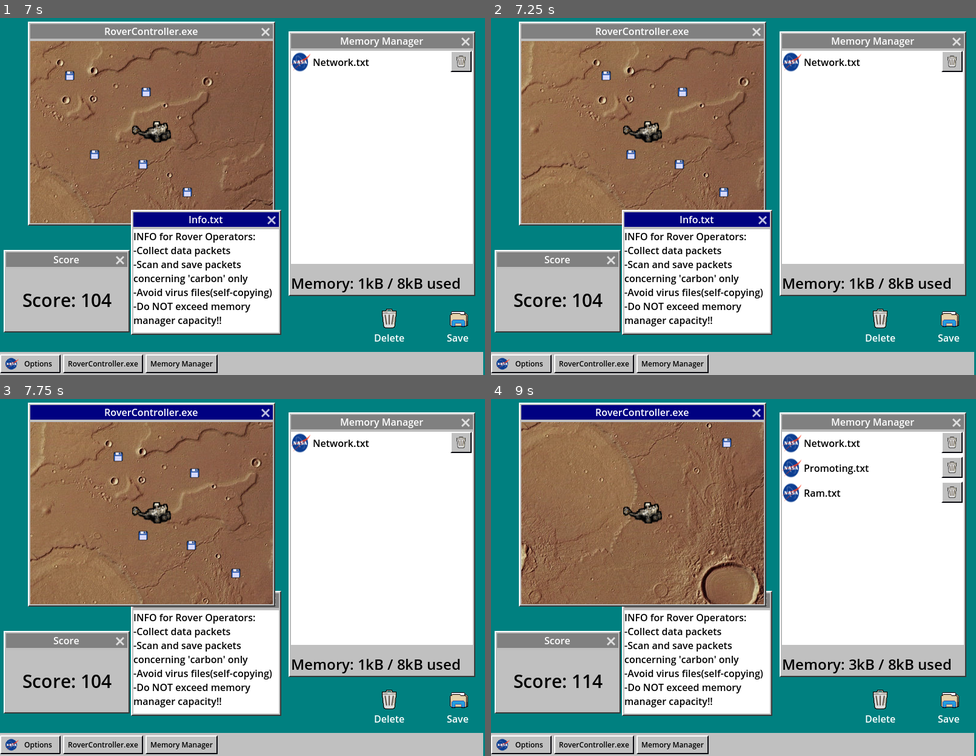
Above: before the commit, frames 1-4 (two rows, left to right).
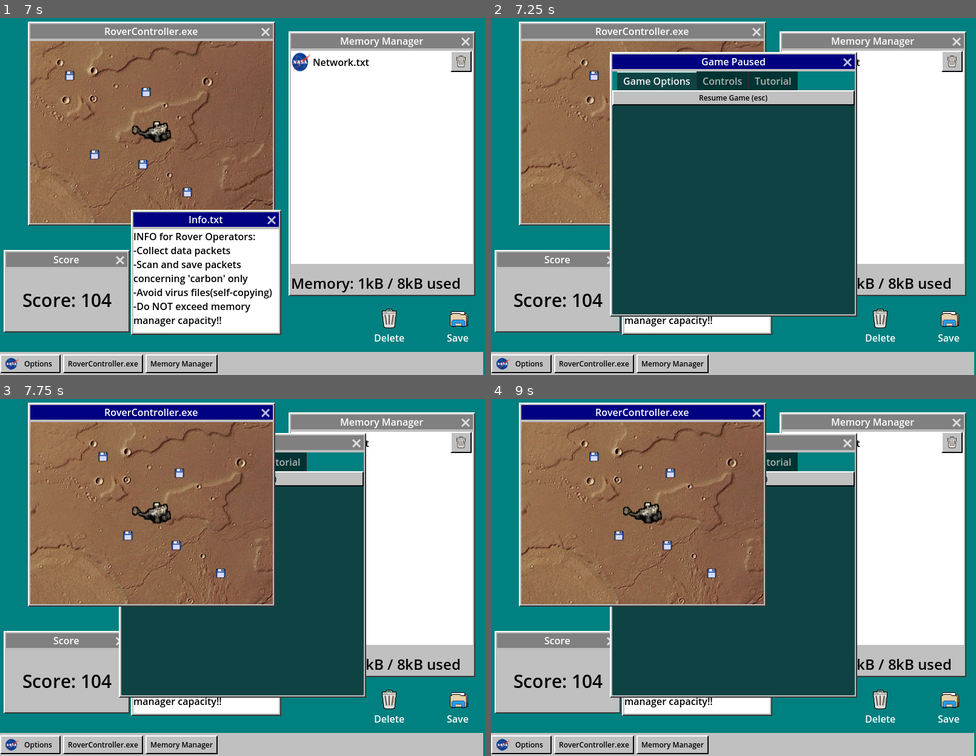
Above: after the commit, the same moments.

Repository: jerrutledge/Mars-Roverflow
Game: Godot game, scene res://scenes/Desktop.tscn
Same seed, same stepped clock (60 frames per second), same inputs: the game is played once before the commit and once after it.
Inputs (mouse positions are in pixels of both pictures, inside the frame that each line leads up to):
- Up to frame 1 (7 s): click "RoverController.exe" at 0.5 s; click "Memory Manager" at 1.25 s; click "Options" at 2 s; click "Resume Game (esc)" at 2.75 s; move the mouse to (349, 175) at 3.52 s; hold D (rover_right) 3.53-4.25 s; hold Backspace (delete) 3.53-4.25 s; click (349, 175) at 3.67 s; drag from (145, 210) to (121, 75) at 4.27 s; move the mouse to (291, 114) at 5.02 s; hold D (rover_right) 5.03-5.75 s; hold Backspace (delete) 5.03-5.75 s; drag from (218, 264) to (14, 153) at 5.77 s; move the mouse to (388, 246) at 6.52 s; hold A (rover_left) from 6.53 s (still down); hold Backspace (delete) from 6.53 s (still down)
- Up to frame 2 (7.25 s): keep holding A (rover_left); keep holding Backspace (delete); tap Escape (ui_cancel) at 7.15 s
- Up to frame 3 (7.75 s): release A (rover_left) at 7.25 s; release Backspace (delete) at 7.25 s; drag from (97, 520) to (189, 545) at 7.27 s
- Up to frame 4 (9 s): move the mouse to (757, 573) at 8.02 s; hold S (rover_down) 8.03-8.75 s; hold Backspace (delete) 8.03-8.75 s; click (757, 573) at 8.17 s; drag from (660, 481) to (636, 591) at 8.77 s

Frame 1 is identical in both runs. In frame 2, 39% of the frame differs, in the area x 6-76%, y 6-84%; in frame 3, 25%; in frame 4, 27%.

Commit message:
properly toggle pause on hitting esc

Diff:
--- a/src/Options.gd
+++ b/src/Options.gd
@@ -2,8 +2,8 @@
 
 var pause_menu = preload("res://scenes/PauseMenu.tscn")
 
-func _input(event):
-	if event.is_action_pressed("ui_cancel"):
+func _process(delta):
+	if Input.is_action_just_pressed("ui_cancel"):
 		_on_pressed()
 
 func _on_pressed():
